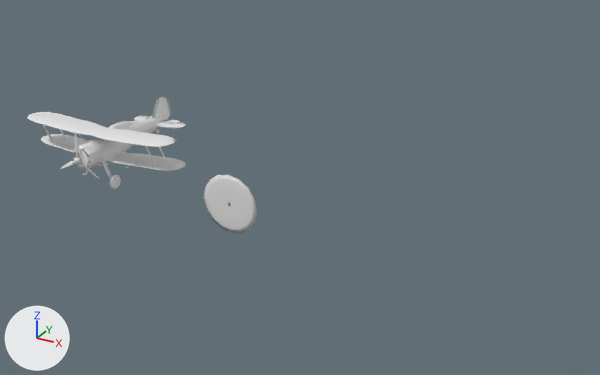
Renders of the FBX model Assets/1.Sof Objects/Aircrafts/Gladiator/Gladiator.fbx from each side of a commit.
Before and after are seen from a 50 mm lens placed at (29.8, -31.7, 16.2), pointed at (11.1, 2.2, -0.7). Lighting does not change. The marker at lower left points along +X, +Y and +Z. Materials are left out; every surface is plain grey. Where no turn or scale is listed for an object, it has been applied to the vertices.

Names of what the first picture shows: 'Fairey Propeller Spinning', 'Gladiator Fuselage'.
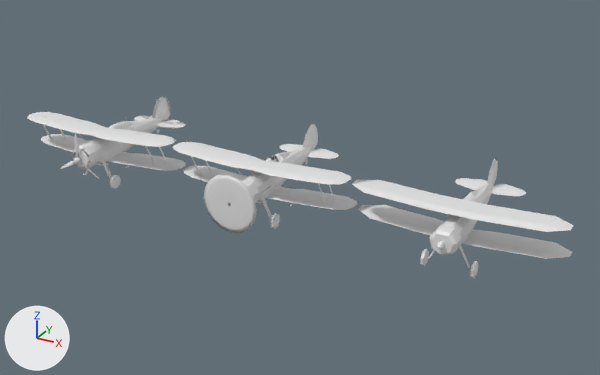
Changed parts and their boxes (x1, y1, x2, y2) in the pictures (600 x 375 px):
```json
{"object": "Gladiator LOD 3", "change": "added", "after": [352, 157, 574, 279]}
{"object": "Gladiator LOD 2", "change": "added", "after": [173, 124, 357, 229]}
{"object": "Gladiator Internal", "change": "moved", "after": [266, 153, 281, 186], "on screen": "not visible before"}
```

The change, as JSON lines over the scene's bpy script:
```json
{"op": "add", "block": "me_cube_041", "code": ["me_cube_041 = bpy.data.meshes.new('Cube.041')", "me_cube_041.from_pydata(...)  # 1037 vertices, 987 faces; spans x -4.88..4.88, y -1.94..6.32, z -1.91..1.44"]}
{"op": "add", "block": "me_cube_001", "code": ["me_cube_001 = bpy.data.meshes.new('Cube.001')", "me_cube_001.from_pydata(...)  # 281 vertices, 300 faces; spans x -4.88..4.88, y -1.94..6.32, z -1.91..1.44"]}
{"op": "set", "path": "ob_gladiator_internal.location", "old": "(0.0, 0.0, 0.0)", "new": "(10.0, 0.0, 0.0)"}
{"op": "add", "block": "ob_gladiator_lod_2", "code": ["ob_gladiator_lod_2 = bpy.data.objects.new('Gladiator LOD 2', me_cube_041)", "ob_gladiator_lod_2.location = (10.0, 0.0, 0.0)"]}
{"op": "add", "block": "ob_gladiator_lod_3", "code": ["ob_gladiator_lod_3 = bpy.data.objects.new('Gladiator LOD 3', me_cube_001)", "ob_gladiator_lod_3.location = (20.0, 0.0, 0.0)"]}
```
